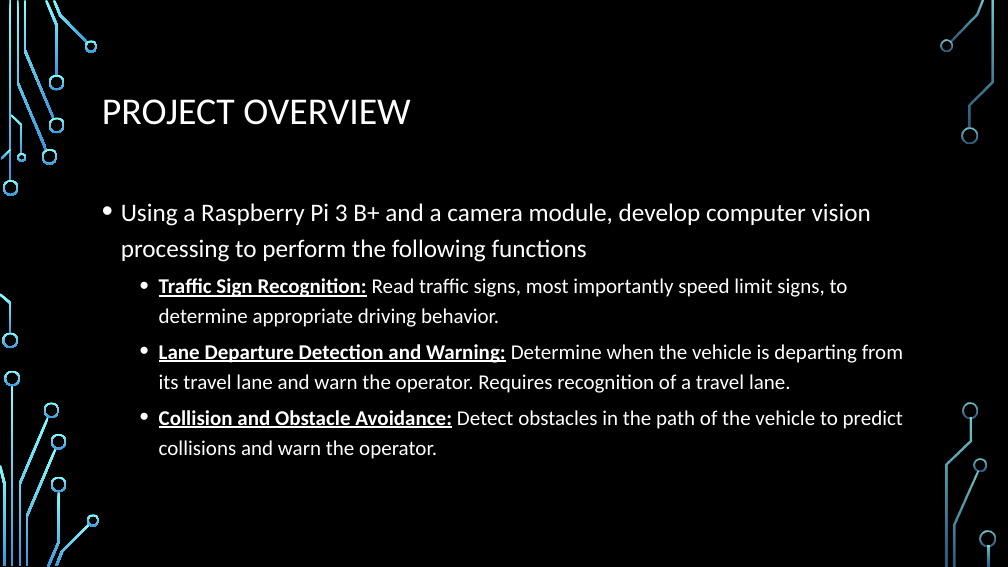
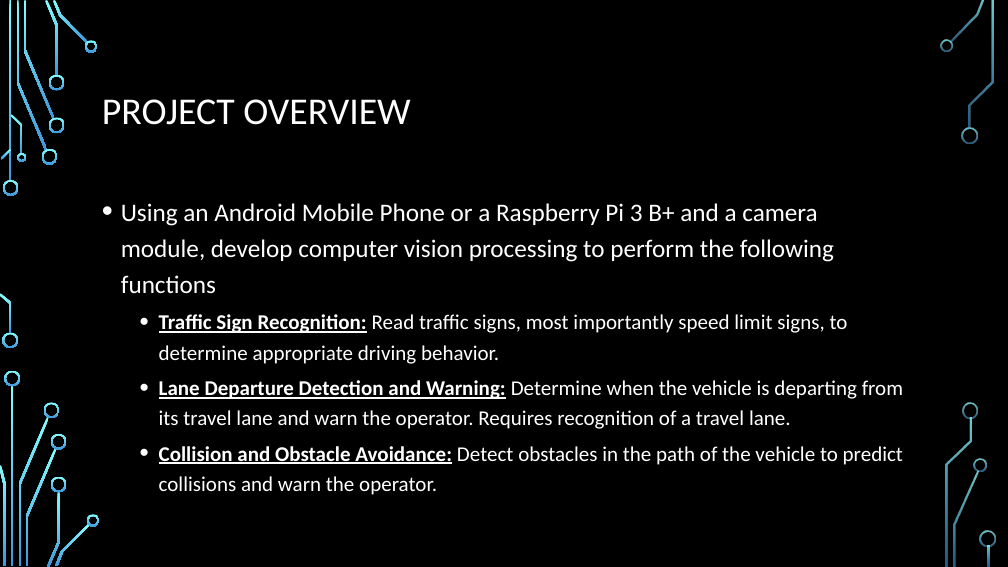
Before and after one commit to Scarabyte/SSW690-Project, a slide deck: slide 3 of docs/Presentations/Computer Vision Driving Aids Project Overview.pptx. Drawn at 1008x567 pixels with LibreOffice and Linux fonts; fonts in the diff are those of the drawing; background and template pictures are left out. Boxes give left, top, right and bottom in pixels: in the first picture for what was removed or moved away, otherwise in the second. Text is boxed around its words. In the diff, an @@ line names an element or a change of style, - is before the commit and + after.

Commit message:
Added system diagram, safety & reliability
Also made some minor changes - included Android as an alternate platform. Added our team name and (hopefully) funny graphic as a conclusion. Completed #2, #6 and #7 tasks.

```diff
--- a/docs/Presentations/Computer Vision Driving Aids Project Overview.pptx
+++ b/docs/Presentations/Computer Vision Driving Aids Project Overview.pptx
@@ text at (121, 203, 834, 294): text changed @@
-• Using a Raspberry Pi 3 B+ and a camera module, develop computer vision processing to perform the following functions
+• Using an Android Mobile Phone or a Raspberry Pi 3 B+ and a camera module, develop computer vision processing to perform the following functions
```
Also in this commit, not shown: 3 other slides changed, 2 slides added, 1 slide removed.
